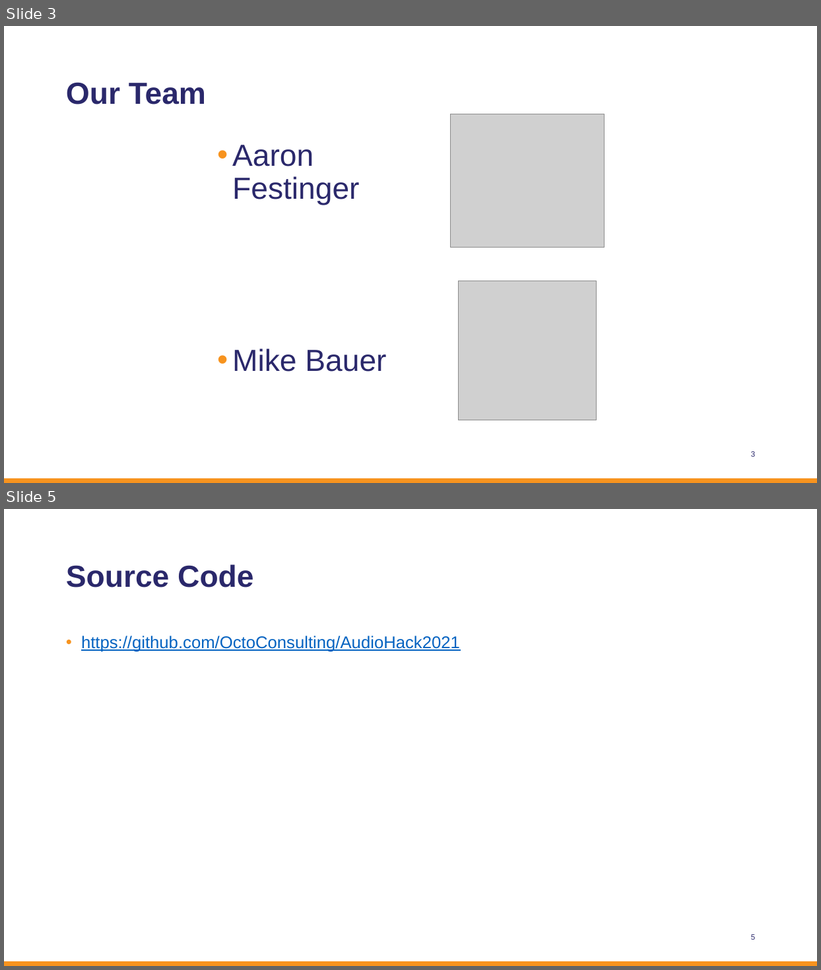
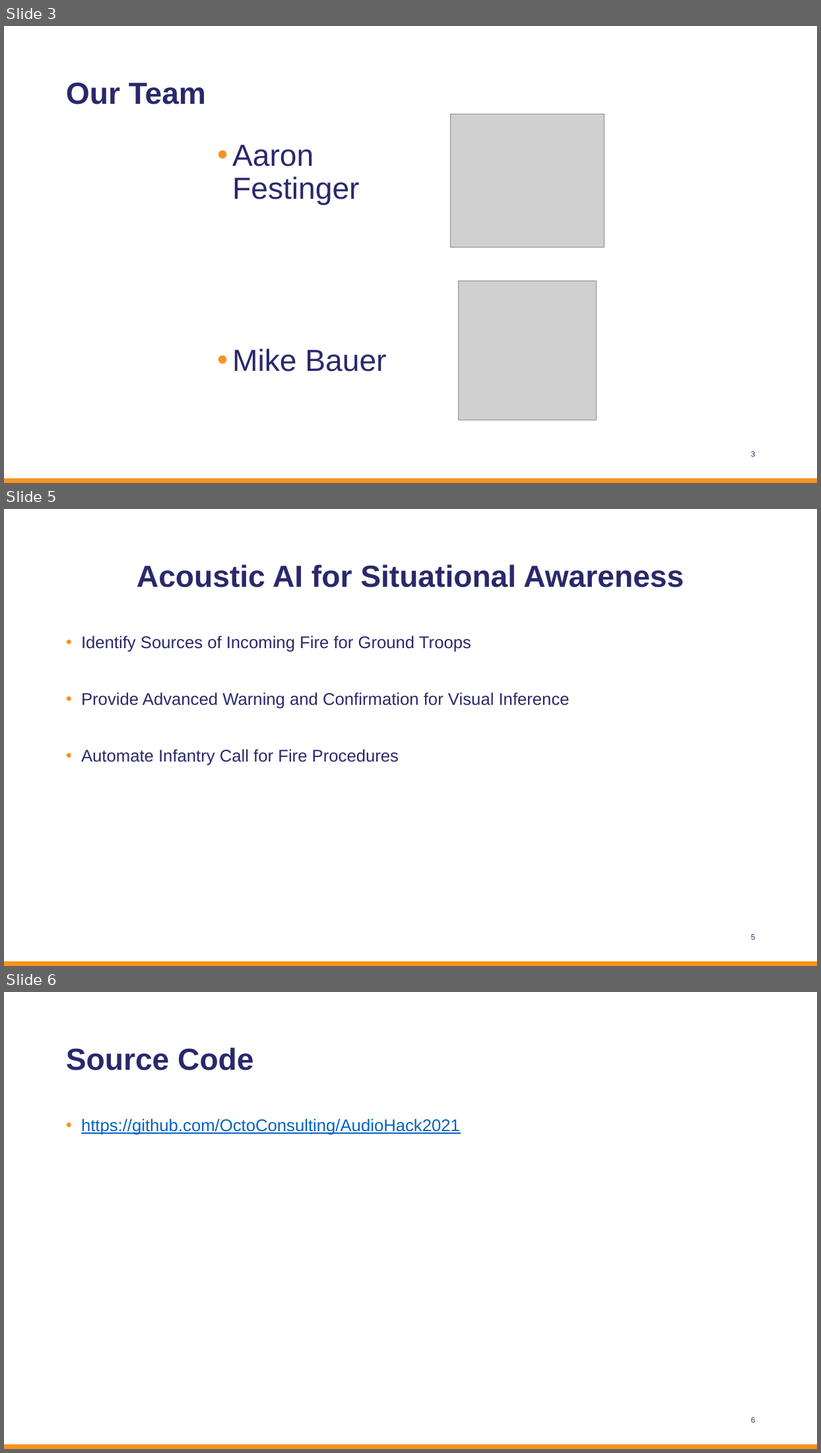
Before and after one commit to OctoConsulting/AudioHack2021, a slide deck: Hackathon_PPT_2021 Seeing Ear Bats.pptx. Shown one above the other, each under a label of ours: slides 3 and 5 before the commit, slides 3, 5 and 6 after it; the slides between them are not shown. The pictures are 821x970 and 821x1453 pixels, drawn with LibreOffice and Linux fonts; fonts in the diff are those of the drawing; grey boxes stand for pictures; background and template pictures are left out. Boxes give left, top, right and bottom in pixels: in the first picture for what was removed or moved away, otherwise in the second. Text is boxed around its words. In the diff, an @@ line names an element or a change of style, - is before the commit and + after.

```diff
--- a/Hackathon_PPT_2021 Seeing Ear Bats.pptx
+++ b/Hackathon_PPT_2021 Seeing Ear Bats.pptx
@@ slide 5 added at (x1=4, y1=509, x2=817, y2=966), background #FFFFFF; not listed: 2 template elements that a slide beside it also shows @@
@@ title added at (x1=137, y1=564, x2=684, y2=588), 36 pt, text #2A286B, bold @@
+Acoustic AI for Situational Awareness
@@ text added at (x1=81, y1=636, x2=570, y2=766), 20 pt, text #2A286B @@
+• Identify Sources of Incoming Fire for Ground Troops
+• Provide Advanced Warning and Confirmation for Visual Inference
+• Automate Infantry Call for Fire Procedures
@@ what was slide 5 is now slide 6 @@
```
Also in this commit, not shown: 2 slides changed, 1 other slide added, 1 slide removed, 8 other files.
